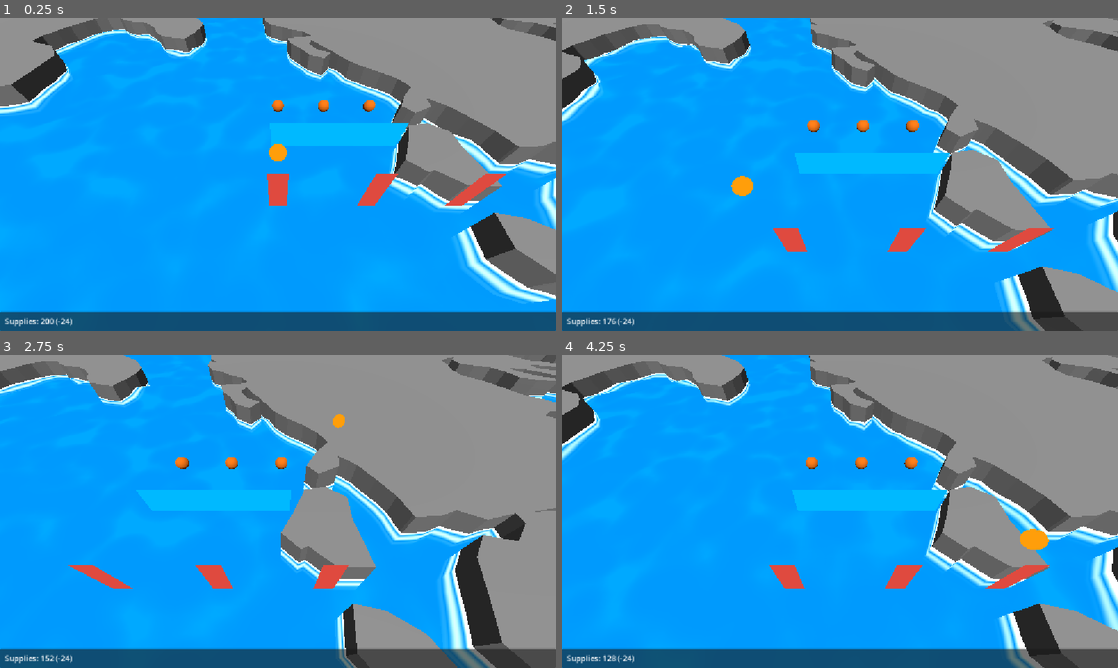
Above: before the commit, frames 1-4 (two rows, left to right).
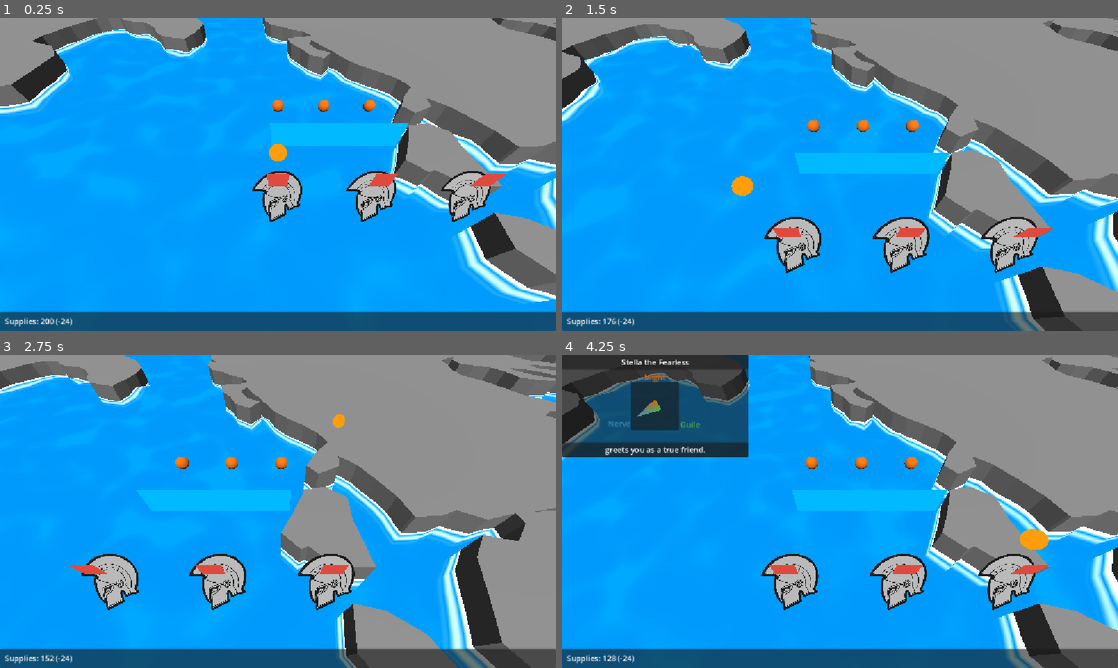
Above: after the commit, the same moments.

Repository: DatYak/Brackeys-Jam-26
Game: Godot game, scene res://scenes/game.tscn
Two runs of this game, one before a commit and one after it. Both use one fixed random seed, a clock stepped at 60 frames per second and the inputs below.
Inputs (mouse positions are in pixels of both pictures, inside the frame that each line leads up to):
- Up to frame 1 (0.25 s): no input
- Up to frame 2 (1.5 s): tap Enter (ui_accept) at 0.5, 0.77 s; move the mouse to (962, 158) at 0.52 s; hold D (move_right) 0.53-1.25 s; tap Space (next_turn) at 0.6 s; click (962, 158) at 0.67 s; drag from (728, 190) to (812, 237) at 1.27 s
- Up to frame 3 (2.75 s): move the mouse to (333, 442) at 2.02 s; hold D (move_right) from 2.03 s (still down); tap Space (next_turn) at 2.1 s
- Up to frame 4 (4.25 s): release D (move_right) at 2.75 s; drag from (812, 574) to (673, 464) at 2.77 s; move the mouse to (1006, 558) at 3.52 s; hold A (move_left) from 3.53 s (still down); tap Space (next_turn) at 3.6 s; tap Enter (ui_accept) at 3.77 s

The runs differ from the first frame. In frame 1, 2.4% of the frame differs, in the area x 45-89%, y 48-66%; in frame 2, 3.2%; in frame 3, 3.2%; in frame 4, 13%, in the area x 0-86%, y 0-82%.

Commit message:
adding head icons, assigning head icon to general

Diff:
--- a/scenes/general.tscn
+++ b/scenes/general.tscn
@@ -2,13 +2,21 @@
 
 [ext_resource type="Script" uid="uid://cr5oprfthj5ns" path="res://scripts/General.gd" id="1_bg0mc"]
 [ext_resource type="PackedScene" uid="uid://blrc2v3uci8t5" path="res://scenes/character_pieces.tscn" id="2_g3laj"]
+[ext_resource type="Material" uid="uid://qxd7ri4kn3p" path="res://shaders/M_icon.tres" id="3_gy7hs"]
 [ext_resource type="PackedScene" uid="uid://b873m63bjf1k7" path="res://scenes/dropoff_region.tscn" id="3_pduxd"]
 [ext_resource type="Script" uid="uid://btongdmvtqc0g" path="res://scripts/dropoff_general.gd" id="4_1aar8"]
+
+[sub_resource type="PlaneMesh" id="PlaneMesh_j7drb"]
+size = Vector2(3, 3)
+orientation = 2
 
 [sub_resource type="StandardMaterial3D" id="StandardMaterial3D_2p8t7"]
 shading_mode = 0
 albedo_color = Color(0.8745098, 0.2901961, 0.24705882, 1)
 billboard_mode = 2
+
+[sub_resource type="SphereShape3D" id="SphereShape3D_taljy"]
+radius = 1.5
 
 [node name="General" type="Node" unique_id=1687633554]
 script = ExtResource("1_bg0mc")
@@ -21,14 +29,20 @@
 is_moved_as_indicator = true
 
 [node name="MeshInstance3D" parent="CharacterPieces/CharacterMovement/pickup_target" index="0" unique_id=1025050091]
-surface_material_override/0 = SubResource("StandardMaterial3D_2p8t7")
+transform = Transform3D(1, 0, 0, 0, 0.76604444, 0.6427876, 0, -0.6427876, 0.76604444, 0, 0, 0)
+mesh = SubResource("PlaneMesh_j7drb")
+surface_material_override/0 = ExtResource("3_gy7hs")
 
 [node name="Indicator" parent="CharacterPieces/CharacterMovement/pickup_target" index="1" unique_id=75477495]
 surface_material_override/0 = SubResource("StandardMaterial3D_2p8t7")
 
+[node name="CollisionShape3D" parent="CharacterPieces/CharacterMovement/pickup_target/Area3D" parent_id_path=PackedInt32Array(993495228, 300074426, 1798022253) index="0" unique_id=2042170996]
+shape = SubResource("SphereShape3D_taljy")
+
 [node name="DropoffRegion" parent="CharacterPieces/CharacterMovement" parent_id_path=PackedInt32Array(993495228, 433720663) index="2" unique_id=1476246399 node_paths=PackedStringArray("general") instance=ExtResource("3_pduxd")]
 script = ExtResource("4_1aar8")
 general = NodePath("../../..")
+troop_distance = 1.5
 interact_type = 1
 
 [editable path="CharacterPieces"]
--- a/scenes/interactive_map.tscn
+++ b/scenes/interactive_map.tscn
@@ -2,7 +2,7 @@
 
 [ext_resource type="PackedScene" uid="uid://bx0klj2a3og8x" path="res://scenes/camera.tscn" id="1_x3wbd"]
 [ext_resource type="ArrayMesh" uid="uid://fiqkwm3yjh1c" path="res://meshes/SM_Land.obj" id="2_a5d1k"]
-[ext_resource type="Shader" uid="uid://dn6xs4jqcwjdp" path="res://shaders/water.tres" id="4_y1iwg"]
+[ext_resource type="Shader" uid="uid://dn6xs4jqcwjdp" path="res://shaders/M_water.tres" id="4_y1iwg"]
 
 [sub_resource type="PlaneMesh" id="PlaneMesh_gpgns"]
 
--- /dev/null
+++ b/shaders/M_icon.tres
@@ -0,0 +1,11 @@
+[gd_resource type="StandardMaterial3D" format=3 uid="uid://qxd7ri4kn3p"]
+
+[ext_resource type="Texture2D" uid="uid://stkuw0f2byxt" path="res://textures/Head3.png" id="1_taljy"]
+
+[resource]
+transparency = 1
+cull_mode = 2
+albedo_texture = ExtResource("1_taljy")
+texture_filter = 1
+texture_repeat = false
+billboard_keep_scale = true
Renamed: shaders/water.tres -> shaders/M_water.tres
Binary file added: textures/Head1.png
Not shown, added: textures/Head1.png.import
Binary file added: textures/Head2.png
Not shown, added: textures/Head2.png.import
Binary file added: textures/Head3.png
Not shown, added: textures/Head3.png.import
